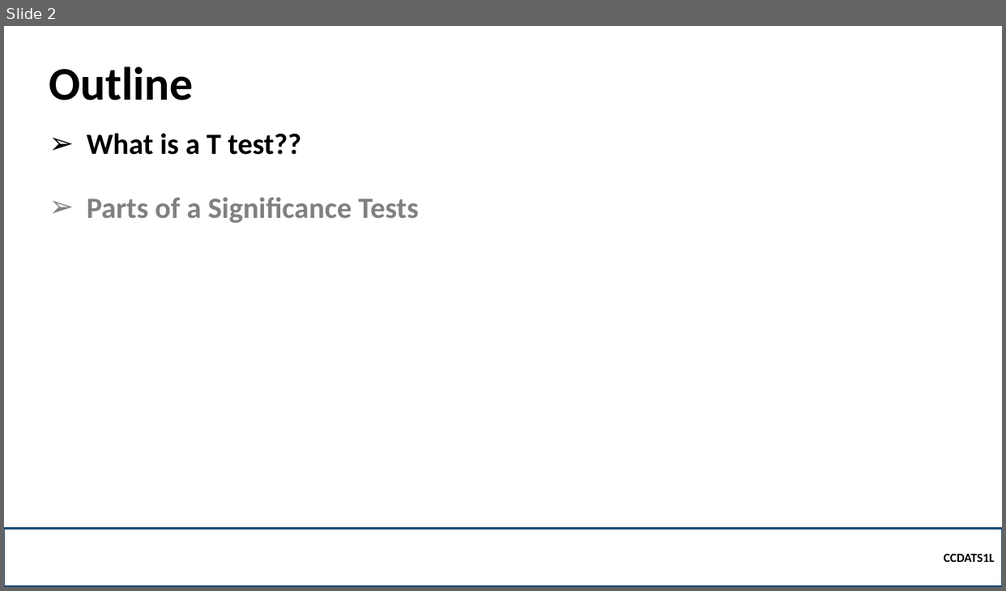
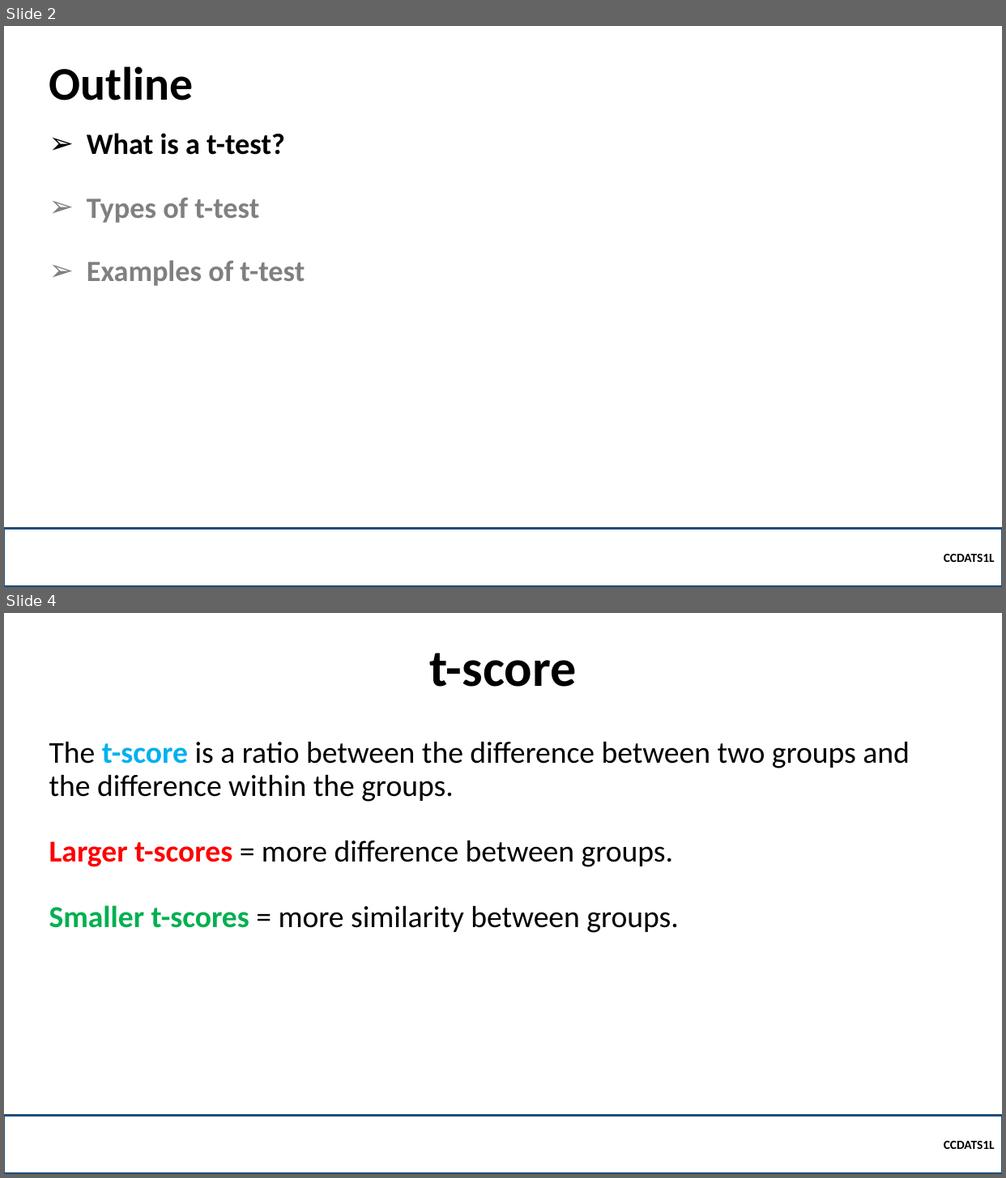
Before and after one commit to robitussin/CCDATS1L, a slide deck: week 10/T test.pptx. Shown one above the other, each under a label of ours: slide 2 before the commit, slides 2 and 4 after it; the slides between them are not shown. The pictures are 1006x591 and 1006x1178 pixels, drawn with LibreOffice and Linux fonts; fonts in the diff are those of the drawing; background and template pictures are left out. Boxes give left, top, right and bottom in pixels: in the first picture for what was removed or moved away, otherwise in the second. Text is boxed around its words. In the diff, an @@ line names an element or a change of style, - is before the commit and + after.

```diff
--- a/week 10/T test.pptx
+++ b/week 10/T test.pptx
@@ slide 4 added at (4,613,1002,1174), background picture (left out) @@
@@ title added at (429,653,576,687), 50 pt, text #000000, bold @@
+t-score
@@ text added at (49,742,909,933), 29.2 pt, text #000000 @@
+The t-score is a ratio between the difference between two groups and the difference within the groups.
+Larger t-scores = more difference between groups.
+Smaller t-scores = more similarity between groups.
@@ rectangle added at (4,1115,1002,1174), outline #1F4E79 2.25 pt, 12 pt, text #000000, bold @@
+  CCDATS1L
@@ slide 2 changed as well @@
@@ text at (87,133,305,286): text changed @@
-➢ What is a T test??
-➢ Parts of a Significance Tests
+➢ What is a t-test?
+➢ Types of t-test
+➢ Examples of t-test
```
Also in this commit, not shown: 1 other slide changed, 14 other slides added, 2 other files.
